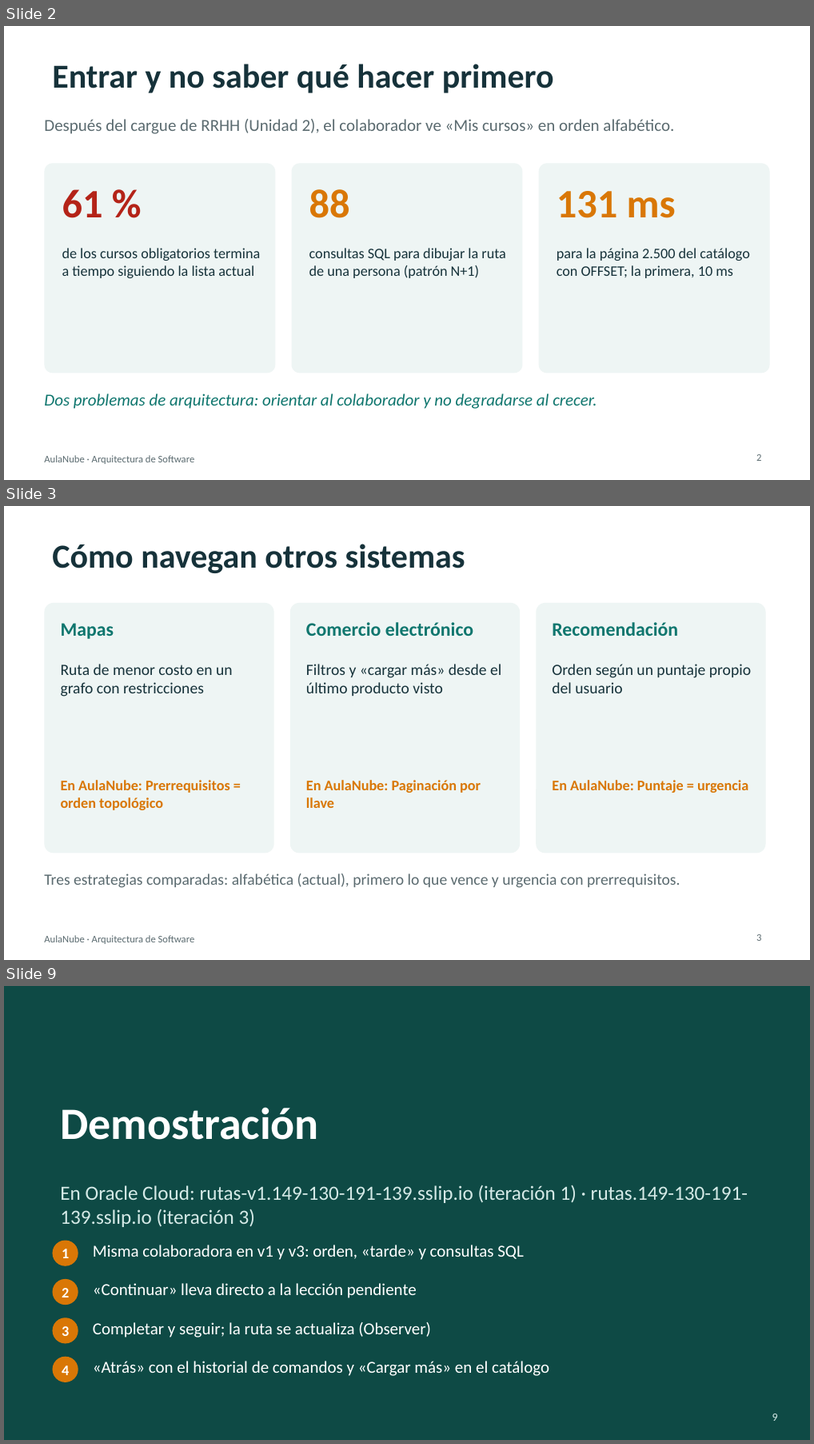
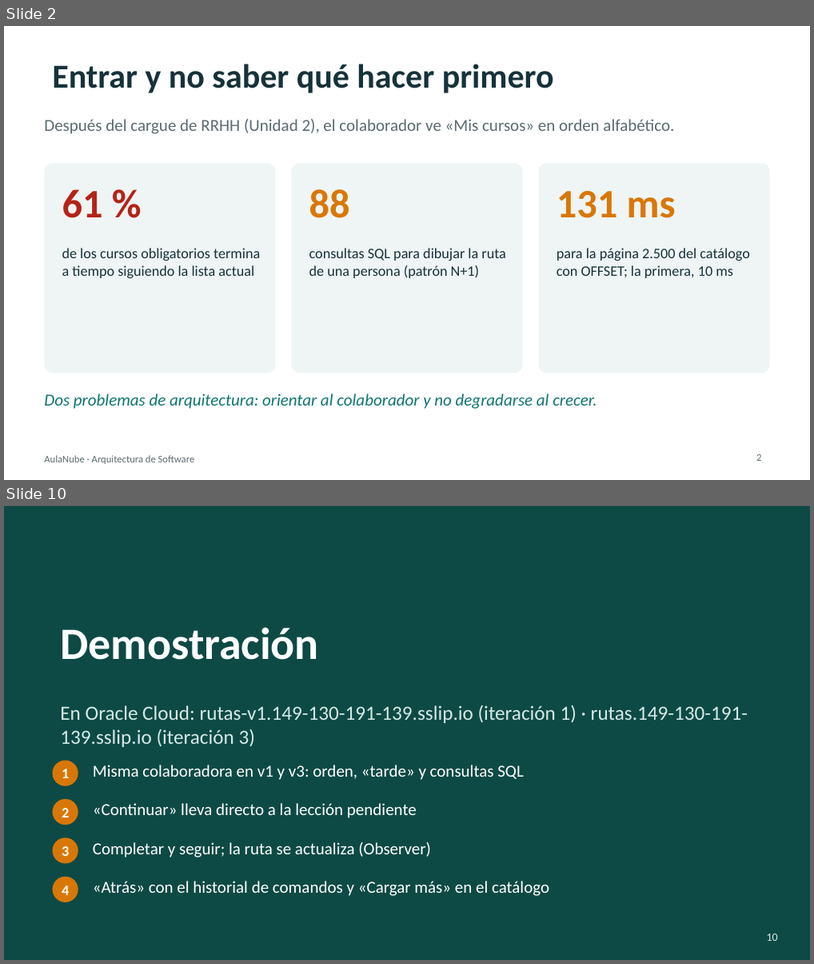
Before and after one commit to augustocco/aulanube-rutas, a slide deck: docs/presentacion/Presentacion-AulaNube-Rutas.pptx. Shown one above the other, each under a label of ours: slides 2, 3 and 9 before the commit, slides 2 and 10 after it; the slides between them are not shown. The pictures are 814x1444 and 814x964 pixels, drawn with LibreOffice and Linux fonts; fonts in the diff are those of the drawing. Boxes give left, top, right and bottom in pixels: in the first picture for what was removed or moved away, otherwise in the second. Text is boxed around its words. In the diff, an @@ line names an element or a change of style, - is before the commit and + after.

```diff
--- a/docs/presentacion/Presentacion-AulaNube-Rutas.pptx
+++ b/docs/presentacion/Presentacion-AulaNube-Rutas.pptx
@@ slide 3 removed at (x1=4, y1=506, x2=810, y2=960), background #FFFFFF; not listed: 1 template element that a slide beside it also shows @@
@@ title removed at (x1=52, y1=544, x2=466, y2=573) @@
-Cómo navegan otros sistemas
@@ rounded rectangle removed at (x1=44, y1=603, x2=274, y2=852) @@
@@ text removed at (x1=61, y1=623, x2=114, y2=639) @@
-Mapas
@@ rounded rectangle removed at (x1=290, y1=603, x2=520, y2=852) @@
@@ text removed at (x1=306, y1=622, x2=474, y2=636) @@
-Comercio electrónico
@@ rounded rectangle removed at (x1=536, y1=603, x2=766, y2=852) @@
@@ text removed at (x1=552, y1=622, x2=678, y2=636) @@
-Recomendación
@@ text removed at (x1=61, y1=664, x2=233, y2=696) @@
-Ruta de menor costo en un grafo con restricciones
@@ text removed at (x1=306, y1=664, x2=502, y2=696) @@
-Filtros y «cargar más» desde el último producto visto
@@ text removed at (x1=552, y1=664, x2=751, y2=693) @@
-Orden según un puntaje propio del usuario
@@ text removed at (x1=61, y1=780, x2=230, y2=810) @@
-En AulaNube: Prerrequisitos = orden topológico
@@ text removed at (x1=306, y1=780, x2=481, y2=808) @@
-En AulaNube: Paginación por llave
@@ text removed at (x1=552, y1=780, x2=749, y2=792) @@
-En AulaNube: Puntaje = urgencia
@@ text removed at (x1=44, y1=873, x2=680, y2=888) @@
-Tres estrategias comparadas: alfabética (actual), primero lo que vence y urgencia con prerrequisitos.
@@ page number removed at (x1=757, y1=934, x2=762, y2=940) @@
-3
@@ what was slide 9 is now slide 10 @@
@@ page number at (x1=767, y1=933, x2=778, y2=940): text changed @@
-9
+10
```
Also in this commit, not shown: 1 slide changed, 6 slides added, 4 other slides removed, 7 other files.
